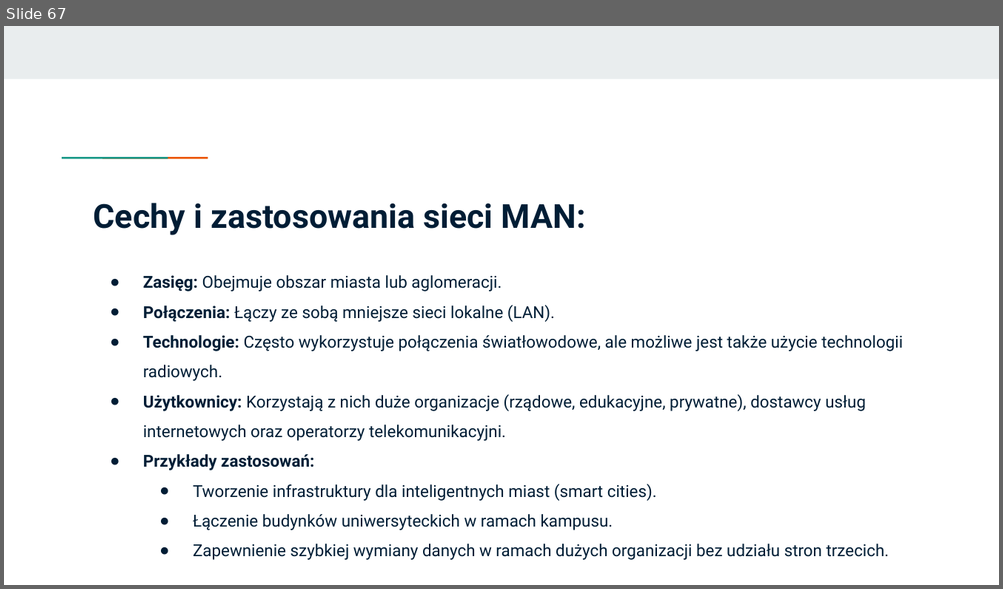
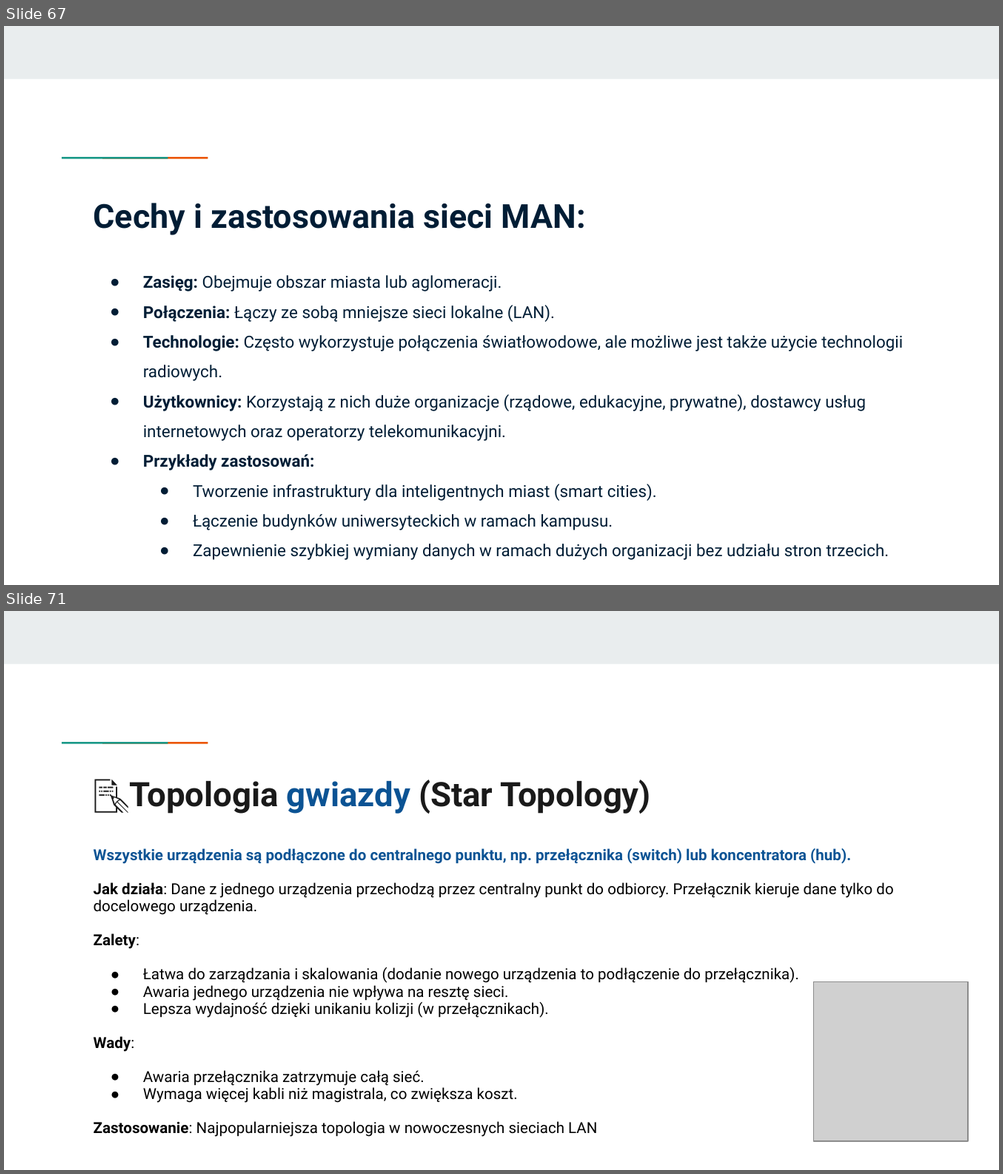
Before and after one commit to KasiaKasia/PRZEDMIOTY, a slide deck: ZASTOSOWANIE_INFORMATYKI/1A-gr_2/Zastosowanie informatyki - 1A gr. 2.pptx. Shown one above the other, each under a label of ours: slide 67 before the commit, slides 67 and 71 after it; the slides between them are not shown. The pictures are 1003x589 and 1003x1174 pixels, drawn with LibreOffice and Linux fonts; fonts in the diff are those of the drawing; grey boxes stand for pictures. Boxes give left, top, right and bottom in pixels: in the first picture for what was removed or moved away, otherwise in the second. Text is boxed around its words. In the diff, an @@ line names an element or a change of style, - is before the commit and + after.

Commit message:
[feat] - Zastosowanie informatyki

```diff
--- a/ZASTOSOWANIE_INFORMATYKI/1A-gr_2/Zastosowanie informatyki - 1A gr. 2.pptx
+++ b/ZASTOSOWANIE_INFORMATYKI/1A-gr_2/Zastosowanie informatyki - 1A gr. 2.pptx
@@ slide 71 added at (x1=4, y1=611, x2=999, y2=1170), background #FFFFFF; not listed: 3 template elements that a slide beside it also shows @@
@@ title added at (x1=130, y1=780, x2=651, y2=814), 24.4 pt, text #1A1A1A, bold @@
+📝Topologia gwiazdy (Star Topology)
@@ text added at (x1=94, y1=849, x2=893, y2=1137), 11 pt, text #000000 @@
+Wszystkie urządzenia są podłączone do centralnego punktu, np. przełącznika (switch) lub koncentratora (hub).
+Jak działa: Dane z jednego urządzenia przechodzą przez centralny punkt do odbiorcy. Przełącznik kieruje dane tylko do docelowego urządzenia.
+Zalety:
+● Łatwa do zarządzania i skalowania (dodanie nowego urządzenia to podłączenie do przełącznika).
+● Awaria jednego urządzenia nie wpływa na resztę sieci.
+● Lepsza wydajność dzięki unikaniu kolizji (w przełącznikach).
+Wady:
+● Awaria przełącznika zatrzymuje całą sieć.
+● Wymaga więcej kabli niż magistrala, co zwiększa koszt.
+Zastosowanie: Najpopularniejsza topologia w nowoczesnych sieciach LAN
@@ picture added at (x1=814, y1=982, x2=967, y2=1141) @@
```
Also in this commit, not shown: 6 slides changed, 7 other slides added, 1 other file.
